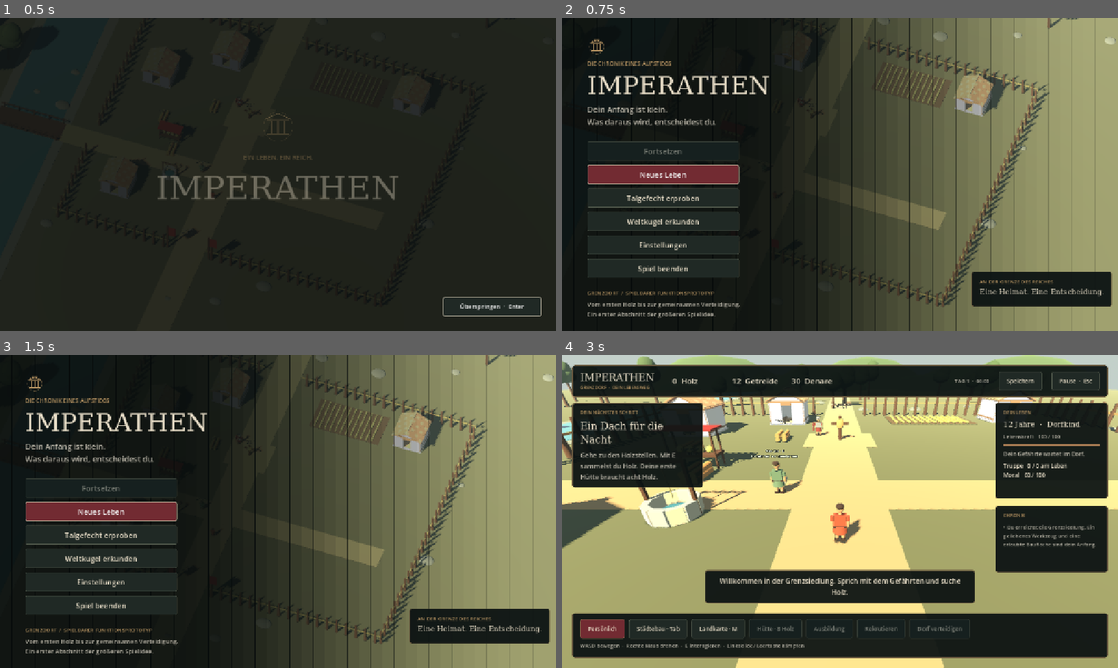
Above: before the commit, frames 1-4 (two rows, left to right).
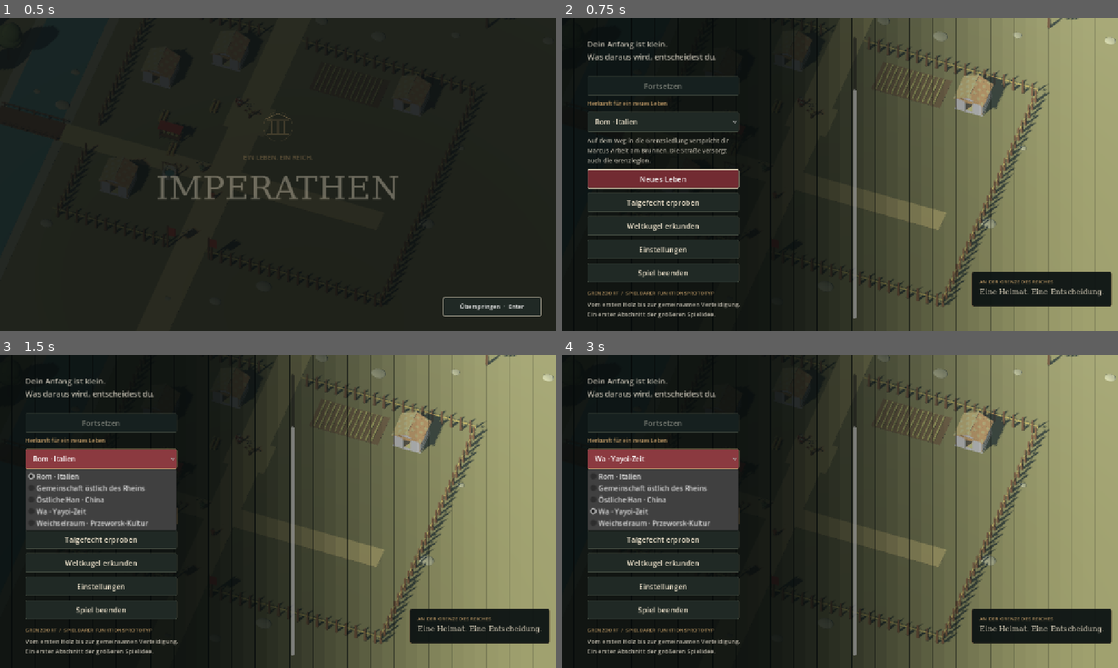
Above: after the commit, the same moments.

Repository: Ullmann27/Imperathen
Game: Godot game, scene res://main.tscn
Two runs of this game, one before a commit and one after it. Both use one fixed random seed, a clock stepped at 60 frames per second and the inputs below.
Inputs (mouse positions are in pixels of both pictures, inside the frame that each line leads up to):
- Up to frame 1 (0.5 s): no input
- Up to frame 2 (0.75 s): click "Überspringen · Enter" at 0.5 s
- Up to frame 3 (1.5 s): click (100, 458) at 1.25 s, where only the run after the commit has a clickable "Rom · Italien"
- Up to frame 4 (3 s): click "Neues Leben" at 2 s; click (662, 458) at 2.75 s, where only the run after the commit has a clickable "Wa · Yayoi-Zeit"

Frame 1 is identical in both runs. In frame 2, 6.3% of the frame differs, in the area x 4-53%, y 6-96%; in frame 3, 11%; in frame 4, 80%, in the area x 0-100%, y 0-100%.

Commit message:
Offer five playable origins and use the selected companion throughout the village interface

Diff:
--- a/prototype/scripts/ui/game_ui.gd
+++ b/prototype/scripts/ui/game_ui.gd
@@ -9,6 +9,8 @@
 const CRIMSON := Color("722b32")
 const INK := Color("111a1b")
 const SETTINGS_PATH := "user://imperathen_ui.cfg"
+const Origins = preload("res://scripts/strategy/origins.gd")
+const ORIGIN_IDS := ["italia", "germania", "han", "wa", "vistula"]
 const SafeArea = preload("res://scripts/ui/safe_area.gd")
 const TouchPadScript := preload("res://scripts/ui/touch_pad.gd")
 const TouchActionScript := preload("res://scripts/ui/touch_action.gd")
@@ -49,6 +51,7 @@
 		draw_line(center + Vector2(-radius * 0.75, -radius * 0.45), center + Vector2(radius * 0.75, -radius * 0.45), color, 2.0, true)
 		draw_polyline(PackedVector2Array([center + Vector2(-radius * 0.8, -radius * 0.55), center + Vector2(0, -radius * 0.91), center + Vector2(radius * 0.8, -radius * 0.55)]), color, 1.5, true)
 
+var origin_id := "italia"
 var _root: Control
 var _screen: Control
 var _toast_panel: PanelContainer
@@ -198,6 +201,7 @@
 	continue_button.disabled = not can_continue
 	continue_button.tooltip_text = "Deinen gespeicherten Lebensweg fortsetzen." if can_continue else "Es wurde noch kein Spielstand gefunden."
 	buttons.add_child(continue_button)
+	_add_origin_picker(buttons)
 	var new_button := _button("Neues Leben", _request_new_game, not can_continue)
 	buttons.add_child(new_button)
 	var demo_button := _button("Talgefecht erproben", func(): _emit("valley_demo"))
@@ -228,6 +232,24 @@
 	province.visible = not _compact_layout
 
 
+func _add_origin_picker(parent: VBoxContainer) -> void:
+	parent.add_child(_label("Herkunft für ein neues Leben", 13, BRONZE))
+	var picker := OptionButton.new()
+	picker.name = "OriginPicker"
+	picker.custom_minimum_size.y = 46
+	for id in ORIGIN_IDS:
+		picker.add_item(String(Origins.PEOPLES[id].name))
+	picker.selected = ORIGIN_IDS.find(origin_id)
+	parent.add_child(picker)
+	var description := _label(String(Origins.PEOPLES[origin_id].intro), 14, MUTED)
+	description.autowrap_mode = TextServer.AUTOWRAP_WORD_SMART
+	parent.add_child(description)
+	picker.item_selected.connect(func(index: int):
+		origin_id = ORIGIN_IDS[index]
+		description.text = String(Origins.PEOPLES[origin_id].intro)
+	)
+
+
 func _log_menu_buttons(demo: Button, resume: Button) -> void:
 	await get_tree().process_frame
 	await get_tree().process_frame
@@ -276,7 +298,7 @@
 	var health := clampf(float(player.get("health", 100)), 0, 100)
 	_health_bar.value = health
 	_hud_labels["health"].text = "Lebenskraft   %d / 100" % int(health)
-	_hud_labels["companion"].text = "Marcus  ·  Vertrauen %+d" % int(companion.get("trust", 0)) if bool(companion.get("met", false)) else "Dein Gefährte wartet im Dorf."
+	_hud_labels["companion"].text = "%s · Vertrauen %+d" % [_companion_name(state), int(companion.get("trust", 0))] if bool(companion.get("met", false)) else "%s wartet im Dorf." % _companion_name(state)
 	_hud_labels["squad"].text = "Truppe   %d / %d am Leben\nMoral   %d / 100" % [int(squad.get("alive", 0)), int(squad.get("recruits", 0)), int(squad.get("morale", 0))]
 	if _hud_labels.has("compact_life"):
 		_hud_labels["compact_life"].text = "Leben %d/100  ·  Truppe %d/%d" % [int(health), int(squad.get("alive", 0)), int(squad.get("recruits", 0))]
@@ -785,9 +807,9 @@
 	var player: Dictionary = _state.get("player", {})
 	var squad: Dictionary = _state.get("squad", {})
 	var companion: Dictionary = _state.get("companion", {})
-	var summary := "%d Jahre · Leben %d / 100\nTruppe: %d / %d am Leben · Moral %d\nMarcus: %s\n\n%s\n%s" % [
+	var summary := "%d Jahre · Leben %d / 100\nTruppe: %d / %d am Leben · Moral %d\n%s: %s\n\n%s\n%s" % [
 		int(player.get("age", 12)), int(player.get("health", 100)), int(squad.get("alive", 0)), int(squad.get("recruits", 0)), int(squad.get("morale", 0)),
-		"Vertrauen %+d" % int(companion.get("trust", 0)) if bool(companion.get("met", false)) else "noch nicht kennengelernt", objective[0], objective[1]
+		_companion_name(_state), "Vertrauen %+d" % int(companion.get("trust", 0)) if bool(companion.get("met", false)) else "noch nicht kennengelernt", objective[0], objective[1]
 	]
 	var report := _region_report()
 	if not report.is_empty():
@@ -854,6 +876,11 @@
 	if measured <= available_width or measured <= 0:
 		return desired
 	return maxi(24, floori(desired * maxf(available_width, 100) / measured))
+
+
+func _companion_name(state: Dictionary) -> String:
+	var origin: Dictionary = Origins.PEOPLES.get(state.get("origin_id", "italia"), Origins.PEOPLES.italia)
+	return String(origin.companion)
 
 
 func _objective(state: Dictionary) -> Array[String]:
@@ -876,7 +903,7 @@
 		if not bool(building.get("completed", false)):
 			return ["Ein Zuhause entsteht", "Bleibe bei der Baustelle und arbeite an deiner Hütte. Baufortschritt und verbrauchtes Material bleiben erhalten."]
 	if not bool(state.get("companion", {}).get("met", false)):
-		return ["Du bist nicht allein", "Marcus steht im Dorf. Nähere dich ihm und wähle %s. Deine Antwort hat Folgen." % ("„Interagieren“" if _touch_enabled else "E")]
+		return ["Du bist nicht allein", "%s wartet im Dorf. Geh näher und wähle %s. Deine Antwort hat Folgen." % [_companion_name(state), "„Interagieren“" if _touch_enabled else "E"]]
 	if not bool(progress.get("training_complete", false)):
 		return ["Der nächste Lebensabschnitt", "Gehe zum Trainingsplatz. Beginne die Ausbildung und triff den Übungspfahl dreimal. Treffer: %d / 3." % int(progress.get("training_hits", 0))]
 	if int(state.get("squad", {}).get("alive", 0)) == 0:
--- a/prototype/scripts/ui/ui_smoke.gd
+++ b/prototype/scripts/ui/ui_smoke.gd
@@ -33,6 +33,13 @@
 	_check(_count("intro_finished") == 1, "intro skip emits once")
 	_ui.show_menu(false)
 	await _frames()
+	var picker: OptionButton = _ui.get("_screen").find_child("OriginPicker", true, false)
+	_check(picker.item_count == 5 and _ui.origin_id == "italia", "five distinct origins, Roman default")
+	picker.select(3)
+	picker.item_selected.emit(3)
+	_check(_ui.origin_id == "wa", "origin choice is available to new game and atlas entry")
+	picker.select(0)
+	picker.item_selected.emit(0)
 	_check(_button("Fortsetzen").disabled, "continue unavailable without save")
 	_button("Neues Leben").pressed.emit()
 	_check(_events.back().action == "new_game", "new game delegates to root")
